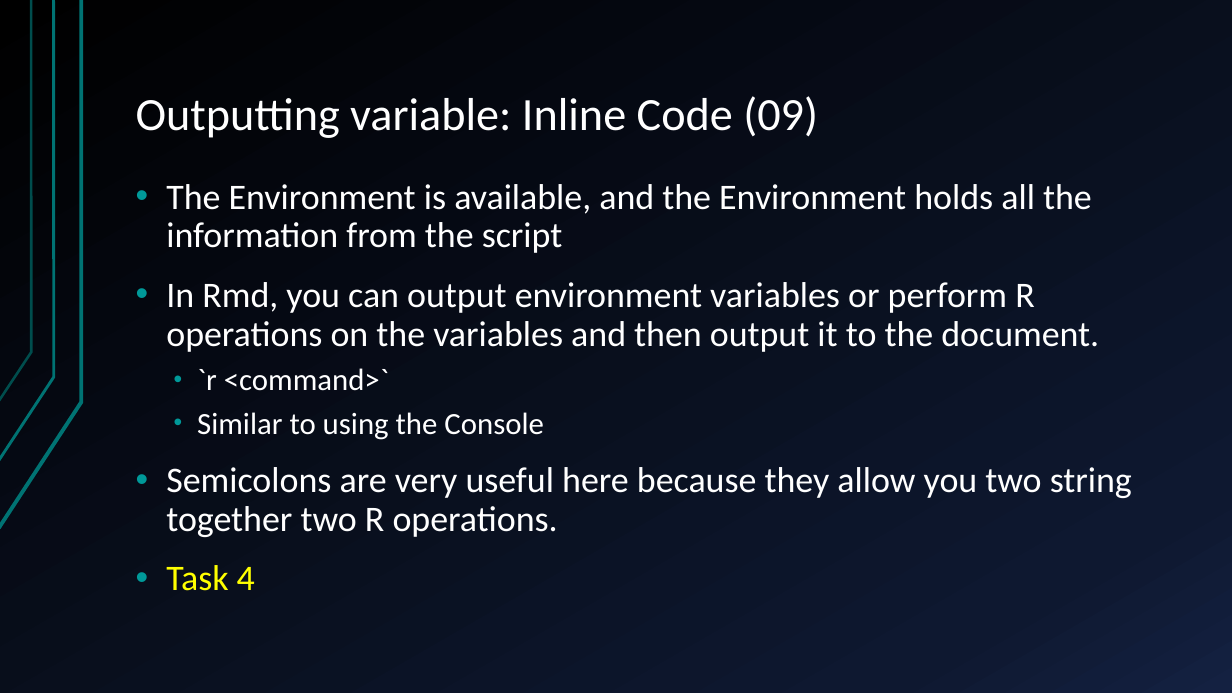
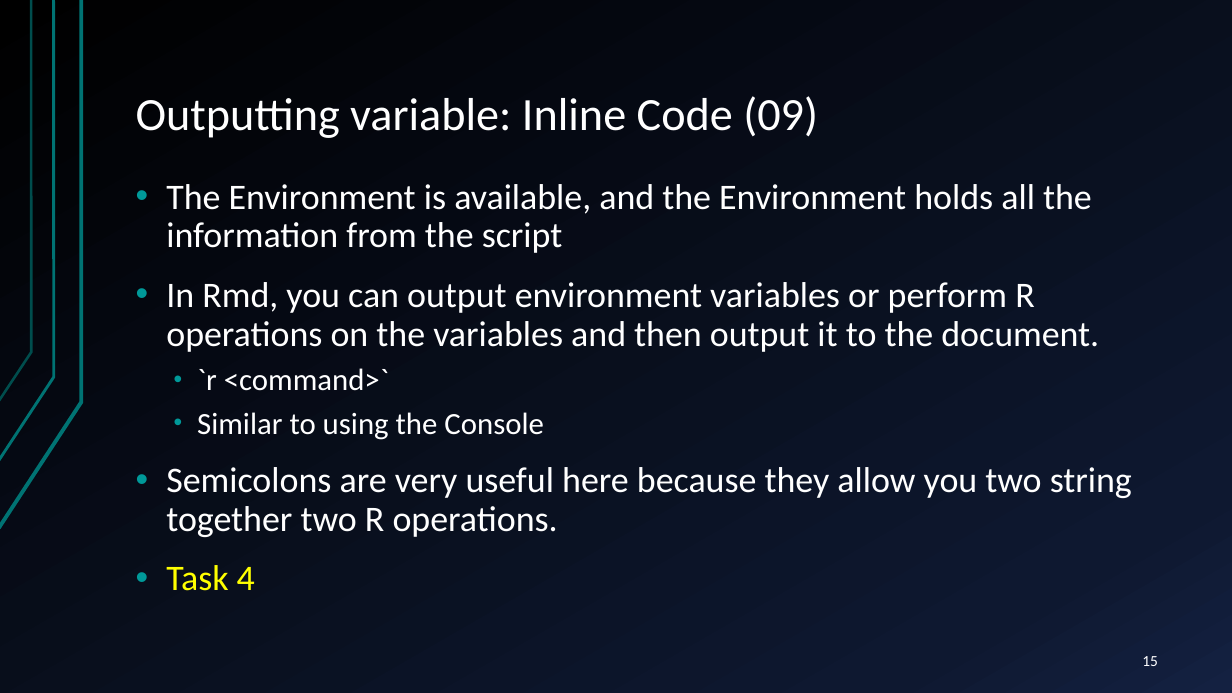
Before and after one commit to QFCatMSU/RMarkdown-Workshop-Material, a slide deck: slide 15 of docs/RMD-Presentation.pptx. Drawn at 1232x693 pixels with LibreOffice and Linux fonts; fonts in the diff are those of the drawing. Boxes give left, top, right and bottom in pixels: in the first picture for what was removed or moved away, otherwise in the second. Text is boxed around its words. In the diff, an @@ line names an element or a change of style, - is before the commit and + after.

```diff
--- a/docs/RMD-Presentation.pptx
+++ b/docs/RMD-Presentation.pptx
@@ page number added at [1142,656,1158,666], 12 pt, text #FFFFFF @@
+15
```
Also in this commit, not shown: 16 other slides changed, 11 other files.
